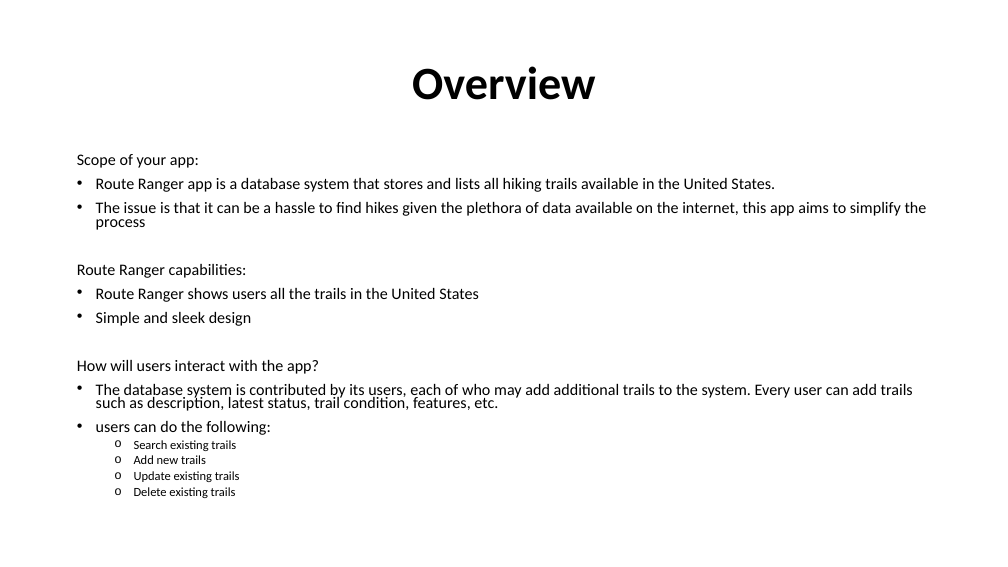
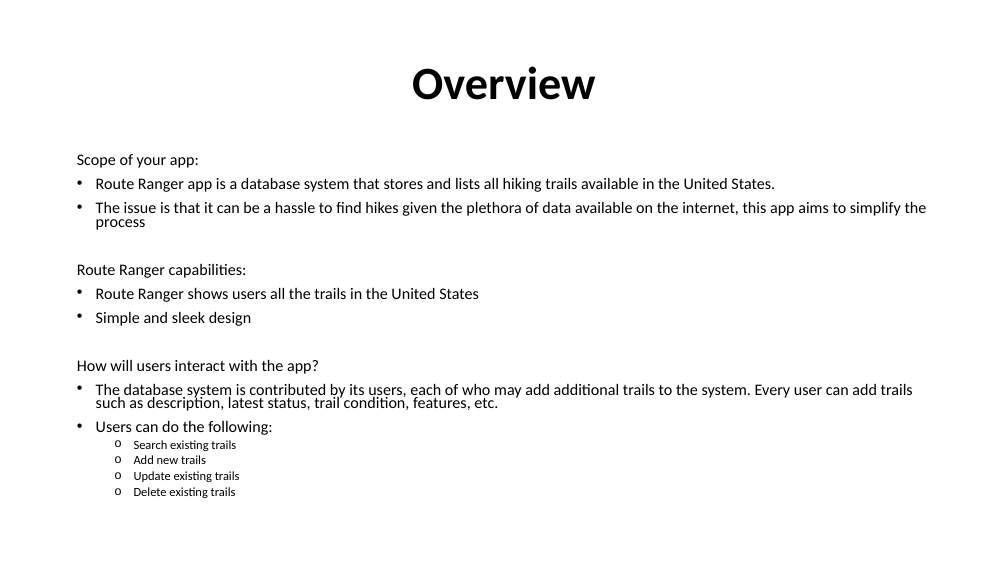
Before and after one commit to Mccail4476/D-532_Hiking, a slide deck: slide 2 of Presentation_setup.pptx. Drawn at 1008x567 pixels with LibreOffice and Linux fonts; fonts in the diff are those of the drawing; background and template pictures are left out. Boxes give left, top, right and bottom in pixels: in the first picture for what was removed or moved away, otherwise in the second. Text is boxed around its words. In the diff, an @@ line names an element or a change of style, - is before the commit and + after.

```diff
--- a/Presentation_setup.pptx
+++ b/Presentation_setup.pptx
@@ text at bbox=[96, 421, 272, 435]: text changed @@
-• users can do the following:
+• Users can do the following:
```
Also in this commit, not shown: 2 other files.
